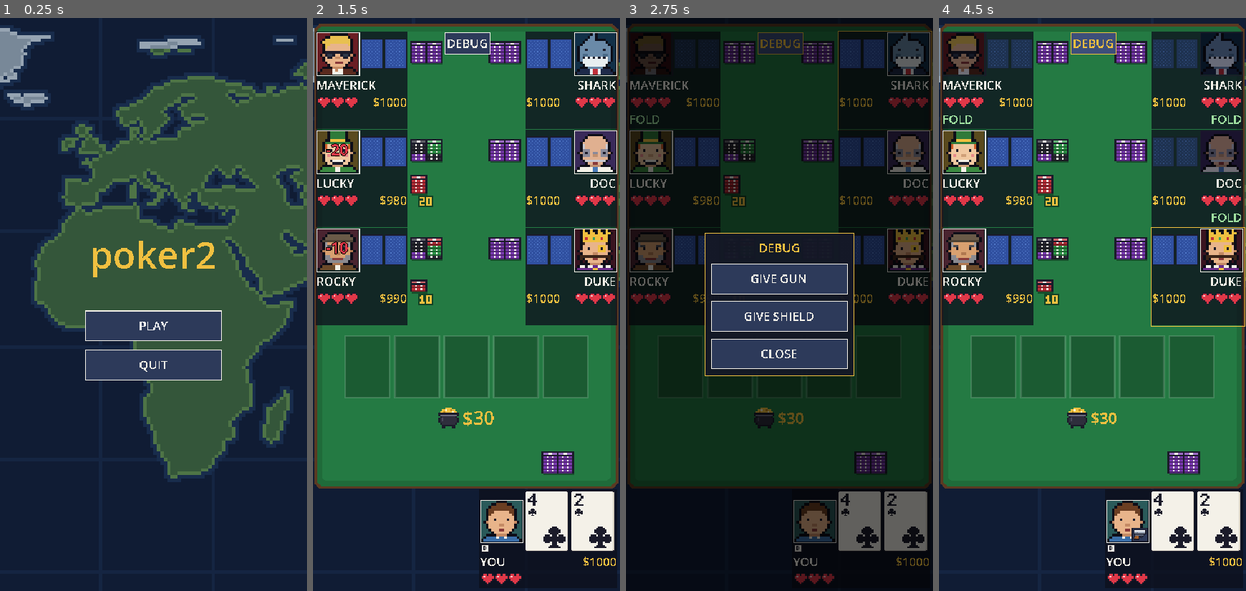
Above: before the commit, frames 1-4 (left to right).
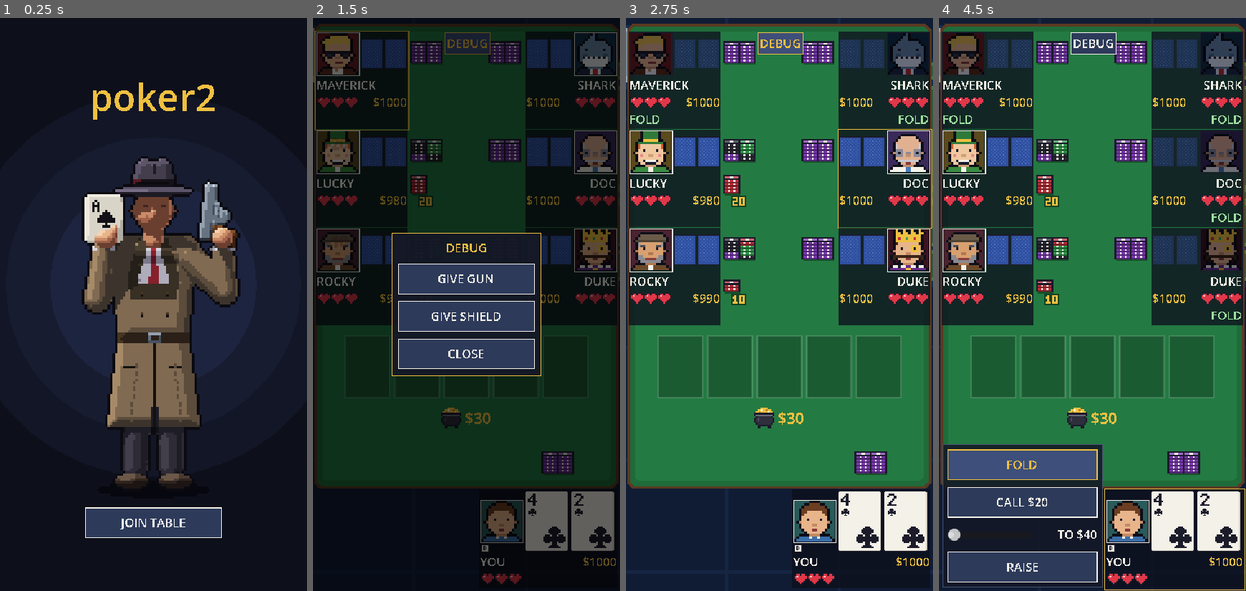
Above: after the commit, the same moments.

Repository: ryanlacroix/poker2
Game: Godot game, scene res://scenes/main_menu.tscn
Same seed, same stepped clock (60 frames per second), same inputs: the game is played once before the commit and once after it.
Inputs (mouse positions are in pixels of both pictures, inside the frame that each line leads up to):
- Up to frame 1 (0.25 s): no input
- Up to frame 2 (1.5 s): click (466, 522) at 0.5 s, where only the run after the commit has a clickable "JOIN TABLE"; click "PLAY" (after the commit: "DEBUG") at 1.25 s
- Up to frame 3 (2.75 s): click "DEBUG" at 2 s
- Up to frame 4 (4.5 s): click (1092, 281) at 2.75 s, where only the run before the commit has a clickable "GIVE GUN"; click "DEBUG" at 3.5 s; click "DEBUG" (after the commit: "FOLD") at 4.25 s

The runs differ from the first frame. In frame 1, 83% of the frame differs, in the area x 0-100%, y 0-100%; in frame 2, 78%; in frame 3, 76%; in frame 4, 12%.

Commit message:
improved main menu

Diff:
--- a/scripts/ui/main_menu.gd
+++ b/scripts/ui/main_menu.gd
@@ -1,11 +1,20 @@
 extends Control
-## Title screen.
+## Title screen: the title, the gambler (see tools/generate_menu_art.py) under a spotlight,
+## and JOIN TABLE.
 
-var _world_map: Texture2D = load(UiTheme.WORLD_MAP_PATH)
+const GAMBLER_PATH := "res://assets/sprites/menu_gambler.png"
+const BACKDROP := Color("0d0f1a")
+## Spotlight rings behind the gambler, outermost first: (radius as a share of his width, colour).
+const SPOTLIGHT := [[0.78, Color("121626")], [0.6, Color("171c30")], [0.42, Color("1d2440")]]
+## Room kept for the title, the JOIN TABLE button and the gaps around the gambler.
+const RESERVED_HEIGHT := 150.0
+const SIDE_MARGIN := 12.0
+
+var _gambler := TextureRect.new()
 
 
 func _ready() -> void:
-	resized.connect(queue_redraw)
+	resized.connect(_fit_gambler)
 
 	var center := CenterContainer.new()
 	center.set_anchors_preset(PRESET_FULL_RECT)
@@ -20,21 +29,37 @@
 	title.add_theme_font_size_override("font_size", 44)
 	title.add_theme_color_override("font_color", PixelArt.GOLD)
 	box.add_child(title)
-	var spacer := Control.new()
-	spacer.custom_minimum_size = Vector2(0, 16)
-	box.add_child(spacer)
 
-	var play := _button("PLAY")
+	_gambler.texture = load(GAMBLER_PATH)
+	_gambler.expand_mode = TextureRect.EXPAND_IGNORE_SIZE
+	_gambler.stretch_mode = TextureRect.STRETCH_SCALE
+	_gambler.size_flags_horizontal = SIZE_SHRINK_CENTER
+	_gambler.item_rect_changed.connect(queue_redraw)
+	box.add_child(_gambler)
+	_fit_gambler()
+
+	var play := _button("JOIN TABLE")
+	play.size_flags_horizontal = SIZE_SHRINK_CENTER
 	play.pressed.connect(func() -> void: get_tree().change_scene_to_file("res://scenes/table.tscn"))
 	box.add_child(play)
-	var quit := _button("QUIT")
-	quit.pressed.connect(func() -> void: get_tree().quit())
-	box.add_child(quit)
 	play.grab_focus.call_deferred()
 
 
+## Shows the gambler at the largest whole-number scale that fits, so his pixels stay crisp.
+func _fit_gambler() -> void:
+	var art := _gambler.texture.get_size()
+	var fit := minf((size.x - SIDE_MARGIN * 2) / art.x, (size.y - RESERVED_HEIGHT) / art.y)
+	_gambler.custom_minimum_size = art * maxf(1, floorf(fit))
+	queue_redraw()
+
+
 func _draw() -> void:
-	UiTheme.draw_world_map(self, _world_map, size)
+	draw_rect(Rect2(Vector2.ZERO, size), BACKDROP)
+	# Stepped rings of light, centred a little above the middle of the gambler.
+	var rect := Rect2(_gambler.global_position - global_position, _gambler.size)
+	var center := (rect.get_center() - Vector2(0, rect.size.y * 0.08)).round()
+	for ring: Array in SPOTLIGHT:
+		draw_circle(center, roundf(rect.size.x * ring[0]), ring[1])
 
 
 static func _button(text: String) -> Button:
Binary file added: assets/sprites/menu_gambler.png
Not shown, added: assets/sprites/menu_gambler.png.import
Not shown, added: tools/generate_menu_art.py
